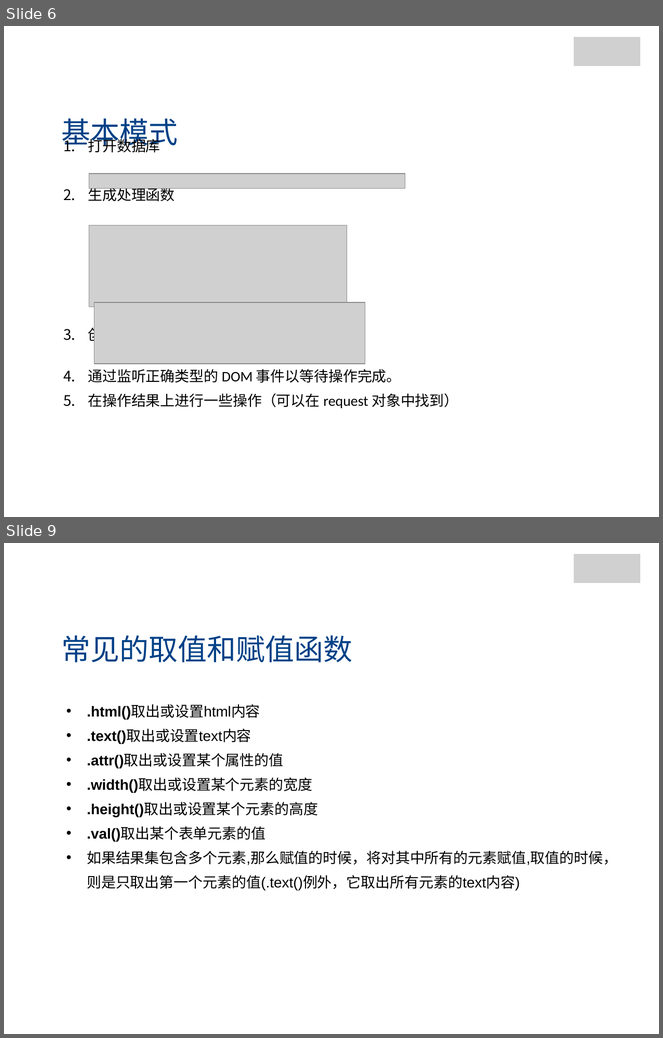
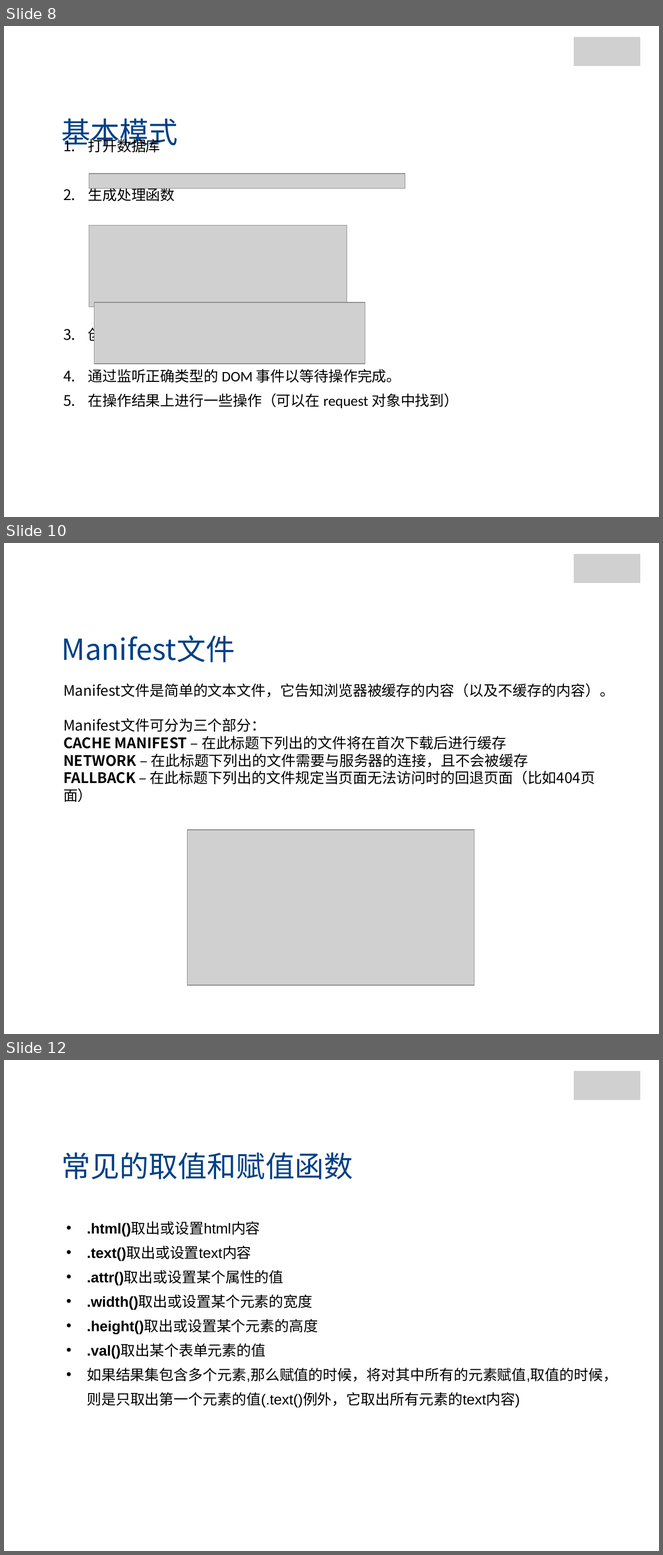
Before and after one commit to jianganglu/share-web-storage, a slide deck: Web存储.pptx. Shown one above the other, each under a label of ours: slides 6 and 9 before the commit, slides 8, 10 and 12 after it; the slides between them are not shown. The pictures are 663x1038 and 663x1555 pixels, drawn with LibreOffice and Linux fonts; fonts in the diff are those of the drawing; grey boxes stand for pictures; background and template pictures are left out. Boxes give left, top, right and bottom in pixels: in the first picture for what was removed or moved away, otherwise in the second. Text is boxed around its words. In the diff, an @@ line names an element or a change of style, - is before the commit and + after.

```diff
--- a/Web存储.pptx
+++ b/Web存储.pptx
@@ slide 10 added at box(4, 543, 659, 1034), background picture (left out) @@
@@ rectangle added at box(14, 546, 120, 586), fill #FFFFFF, outline #FFFFFF 2 pt @@
@@ group added at box(569, 546, 651, 588): 4 rectangles, 1 picture @@
@@ text added at box(62, 635, 235, 663), 32 pt, text #004086 @@
+Manifest文件
@@ text added at box(63, 683, 614, 785), 16 pt, text #000000 @@
+Manifest文件是简单的文本文件，它告知浏览器被缓存的内容（以及不缓存的内容）。
+Manifest文件可分为三个部分：
+CACHE MANIFEST – 在此标题下列出的文件将在首次下载后进行缓存
+NETWORK – 在此标题下列出的文件需要与服务器的连接，且不会被缓存
+FALLBACK – 在此标题下列出的文件规定当页面无法访问时的回退页面（比如404页面）
@@ picture added at box(188, 830, 475, 986) @@
@@ what was slide 6 is now slide 8 @@
@@ what was slide 9 is now slide 12 @@
```
Also in this commit, not shown: 1 slide changed, 3 other slides added, 1 slide removed, 12 other files.
